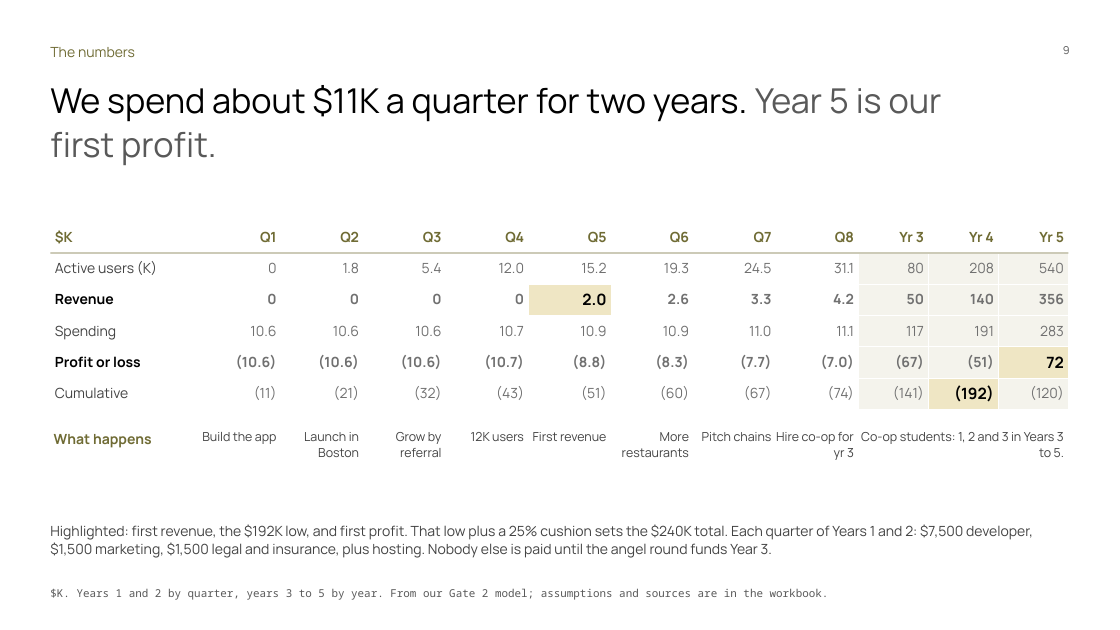
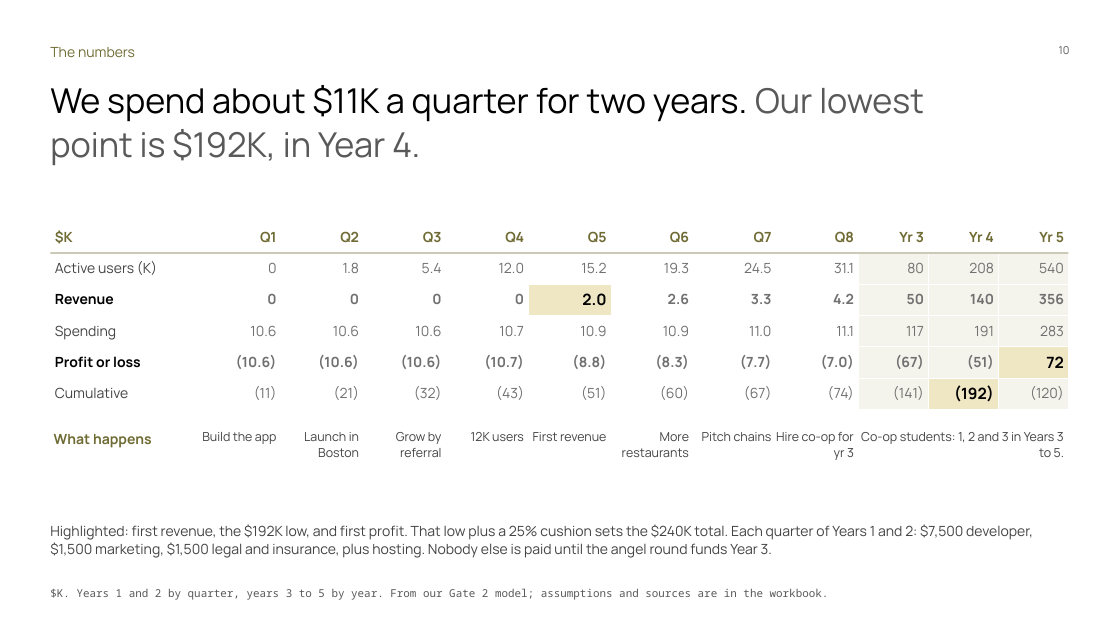
Before and after one commit to Dinguusto/Alex-s-workout-app, a slide deck: slide 10 of ENTR_4501_Gate_2_deck_readable.pptx (slide 9 before the commit). Drawn at 1120x630 pixels with LibreOffice and Linux fonts; fonts in the diff are those of the drawing. Boxes give left, top, right and bottom in pixels: in the first picture for what was removed or moved away, otherwise in the second. Text is boxed around its words. In the diff, an @@ line names an element or a change of style, - is before the commit and + after.

```diff
--- a/ENTR_4501_Gate_2_deck_readable.pptx
+++ b/ENTR_4501_Gate_2_deck_readable.pptx
@@ text at box(1059, 46, 1070, 54): text changed @@
-9
+10
@@ text at box(50, 85, 924, 165): text changed @@
-We spend about $11K a quarter for two years. Year 5 is our first profit.
+We spend about $11K a quarter for two years. Our lowest point is $192K, in Year 4.
```
Also in this commit, not shown: 7 other slides changed, 2 slides added.
